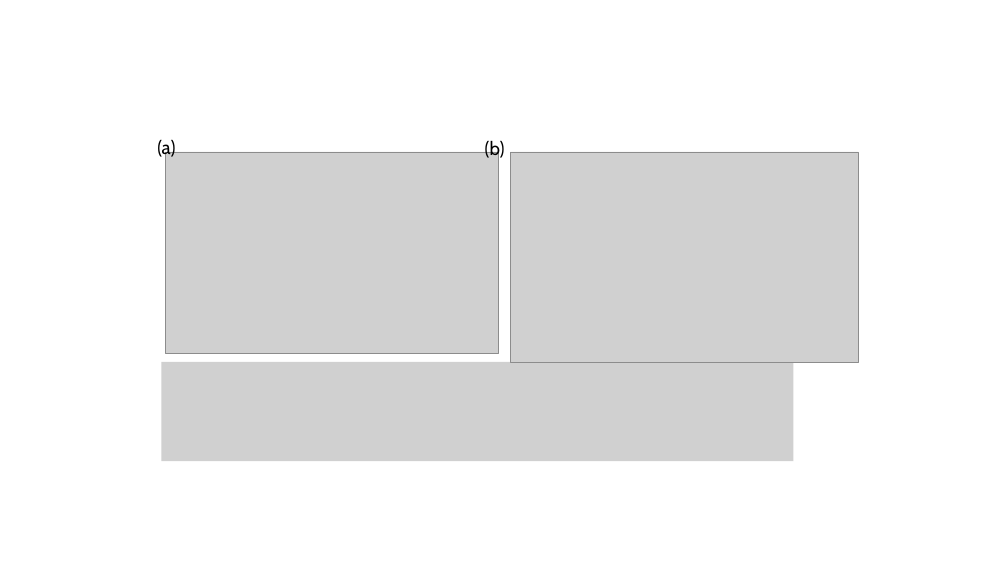
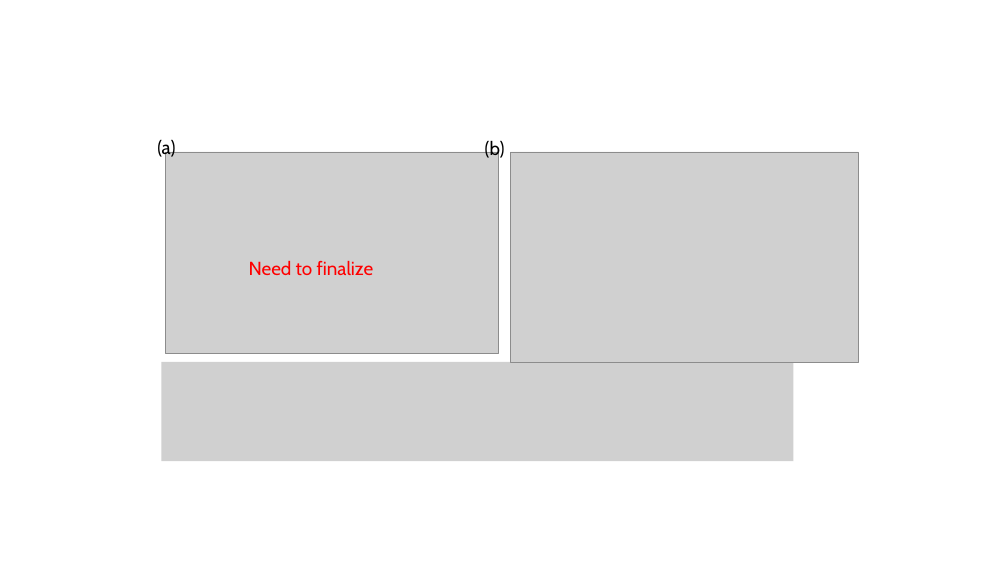
Before and after one commit to tyokokur/presentations, a slide deck: slide 6 of SYSG3_paper.pptx. Drawn at 1008x567 pixels with LibreOffice and Linux fonts; fonts in the diff are those of the drawing; grey boxes stand for pictures. Boxes give left, top, right and bottom in pixels: in the first picture for what was removed or moved away, otherwise in the second. Text is boxed around its words. In the diff, an @@ line names an element or a change of style, - is before the commit and + after.

```diff
--- a/SYSG3_paper.pptx
+++ b/SYSG3_paper.pptx
@@ text added at box(249, 261, 374, 275), 18 pt, text #FF0000 @@
+Need to finalize
```
Also in this commit, not shown: 2 other slides changed, 2 slides added, 2 slides removed.
